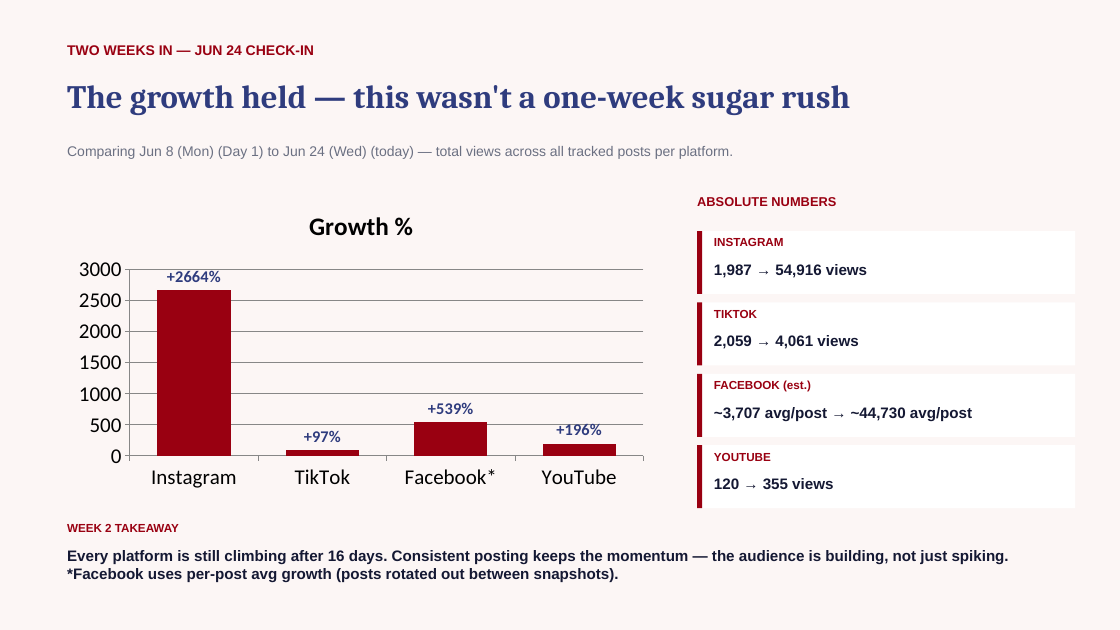
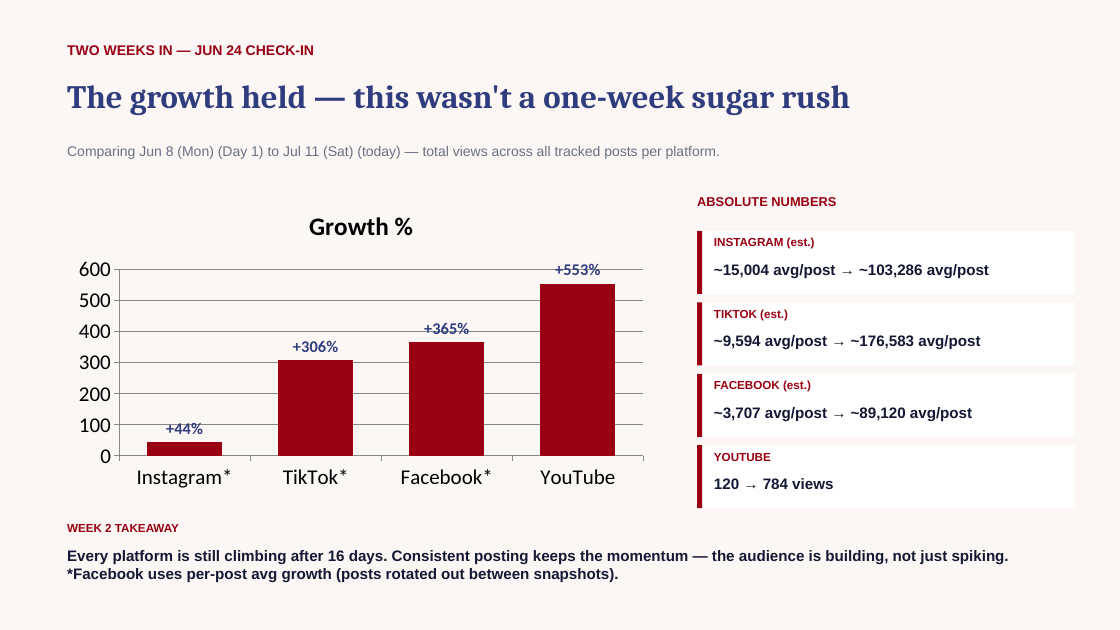
Before and after one commit to zvmmer/talking-downey-kpis, a slide deck: slide 5 of episodes_public/2026-06-08_record_straight/june_report.pptx. Drawn at 1120x630 pixels with LibreOffice and Linux fonts; fonts in the diff are those of the drawing. Boxes give left, top, right and bottom in pixels: in the first picture for what was removed or moved away, otherwise in the second. Text is boxed around its words. In the diff, an @@ line names an element or a change of style, - is before the commit and + after.

```diff
--- a/episodes_public/2026-06-08_record_straight/june_report.pptx
+++ b/episodes_public/2026-06-08_record_straight/june_report.pptx
@@ text at (67, 146, 720, 159): text changed @@
-Comparing Jun 8 (Mon) (Day 1) to Jun 24 (Wed) (today) — total views across all tracked posts per platform.
+Comparing Jun 8 (Mon) (Day 1) to Jul 11 (Sat) (today) — total views across all tracked posts per platform.
@@ column chart at (67, 193, 655, 496) @@
-categories: Instagram, TikTok, Facebook*, YouTube
+categories: Instagram*, TikTok*, Facebook*, YouTube
-Growth %: 2664, 97, 539, 196
+Growth %: 44, 306, 365, 553
@@ text at (714, 237, 815, 249): text changed @@
-INSTAGRAM
+INSTAGRAM (est.)
@@ text at (714, 264, 989, 279): text changed @@
-1,987 → 54,916 views
+~15,004 avg/post → ~103,286 avg/post
@@ text at (714, 309, 788, 321): text changed @@
-TIKTOK
+TIKTOK (est.)
@@ text at (714, 335, 980, 350): text changed @@
-2,059 → 4,061 views
+~9,594 avg/post → ~176,583 avg/post
@@ text at (714, 407, 972, 421): text changed @@
-~3,707 avg/post → ~44,730 avg/post
+~3,707 avg/post → ~89,120 avg/post
@@ text at (714, 478, 833, 489): text changed @@
-120 → 355 views
+120 → 784 views
```
Also in this commit, not shown: 6 other slides changed, 12 other files.
